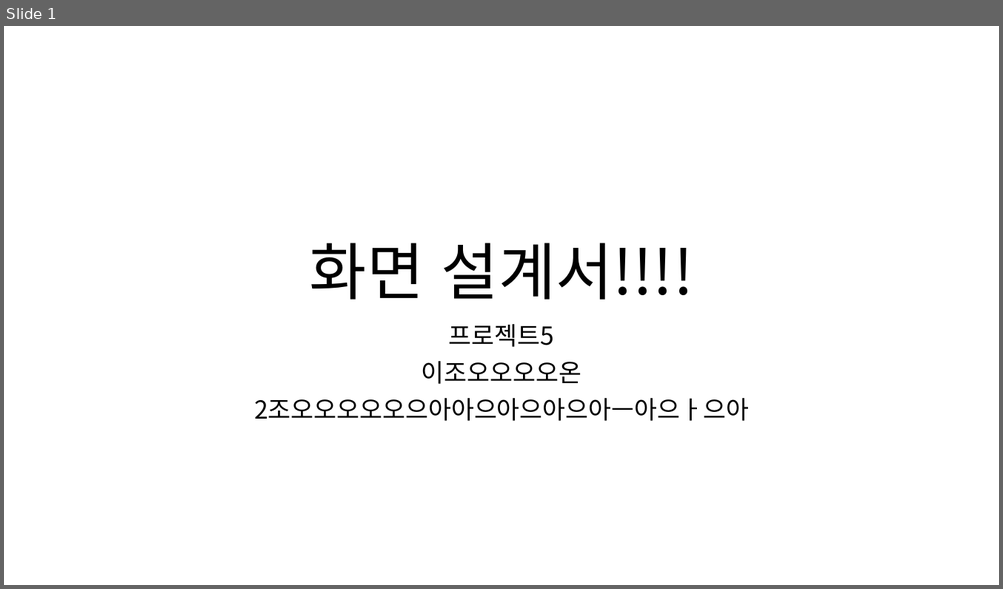
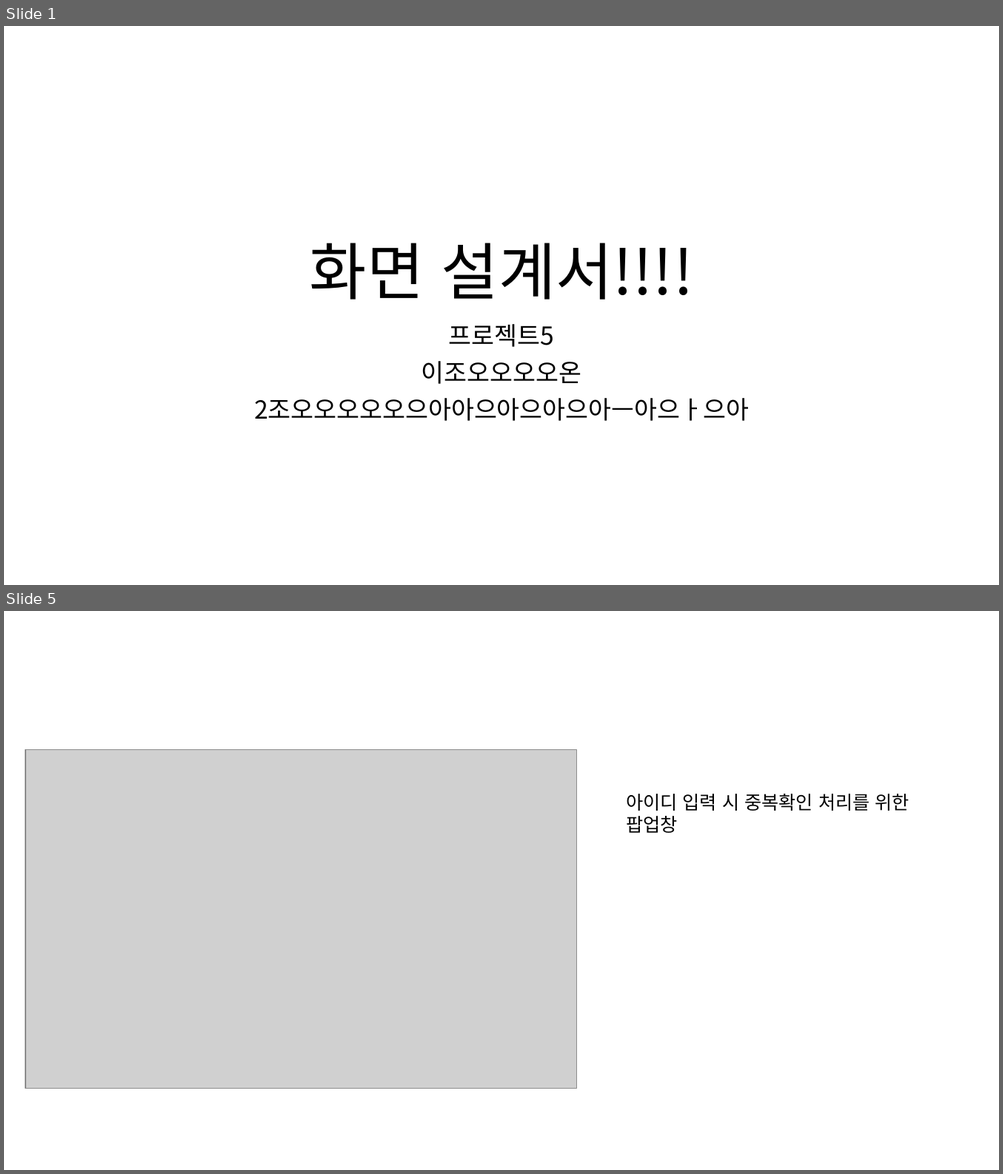
Before and after one commit to ezenteam2/e-Zone, a slide deck: 0 발표용 파워포인트/0417 3차발표/0417 project05 - 파워포인트 - 형준.pptx. Shown one above the other, each under a label of ours: slide 1 before the commit, slides 1 and 5 after it; the slides between them are not shown. The pictures are 1003x589 and 1003x1174 pixels, drawn with LibreOffice and Linux fonts; fonts in the diff are those of the drawing; grey boxes stand for pictures. Boxes give left, top, right and bottom in pixels: in the first picture for what was removed or moved away, otherwise in the second. Text is boxed around its words. In the diff, an @@ line names an element or a change of style, - is before the commit and + after.

```diff
--- a/0 발표용 파워포인트/0417 3차발표/0417 project05 - 파워포인트 - 형준.pptx
+++ b/0 발표용 파워포인트/0417 3차발표/0417 project05 - 파워포인트 - 형준.pptx
@@ slide 5 added at (4, 611, 999, 1170), background #FFFFFF @@
@@ picture added at (25, 750, 577, 1088) @@
@@ text added at (626, 794, 909, 833), 18 pt, text #000000 @@
+아이디 입력 시 중복확인 처리를 위한 팝업창
```
Also in this commit, not shown: 13 other slides added, 1 other file.
